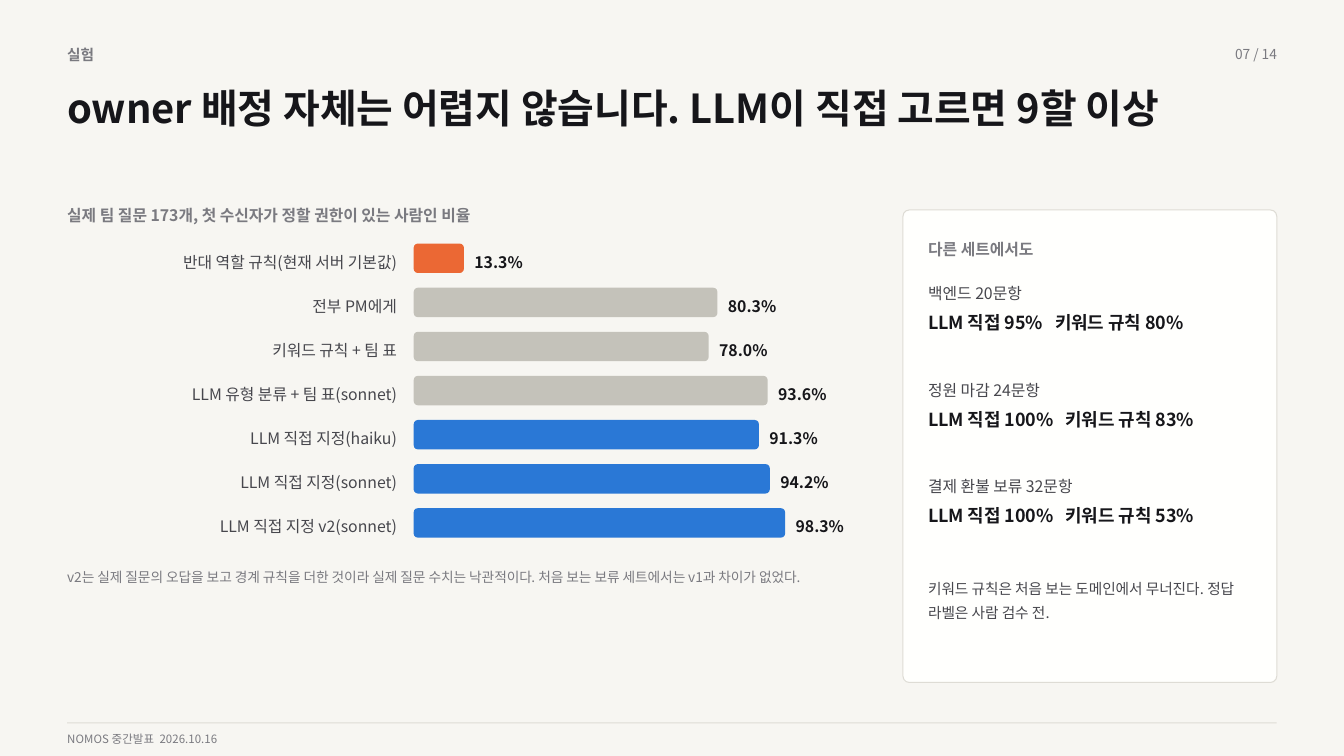
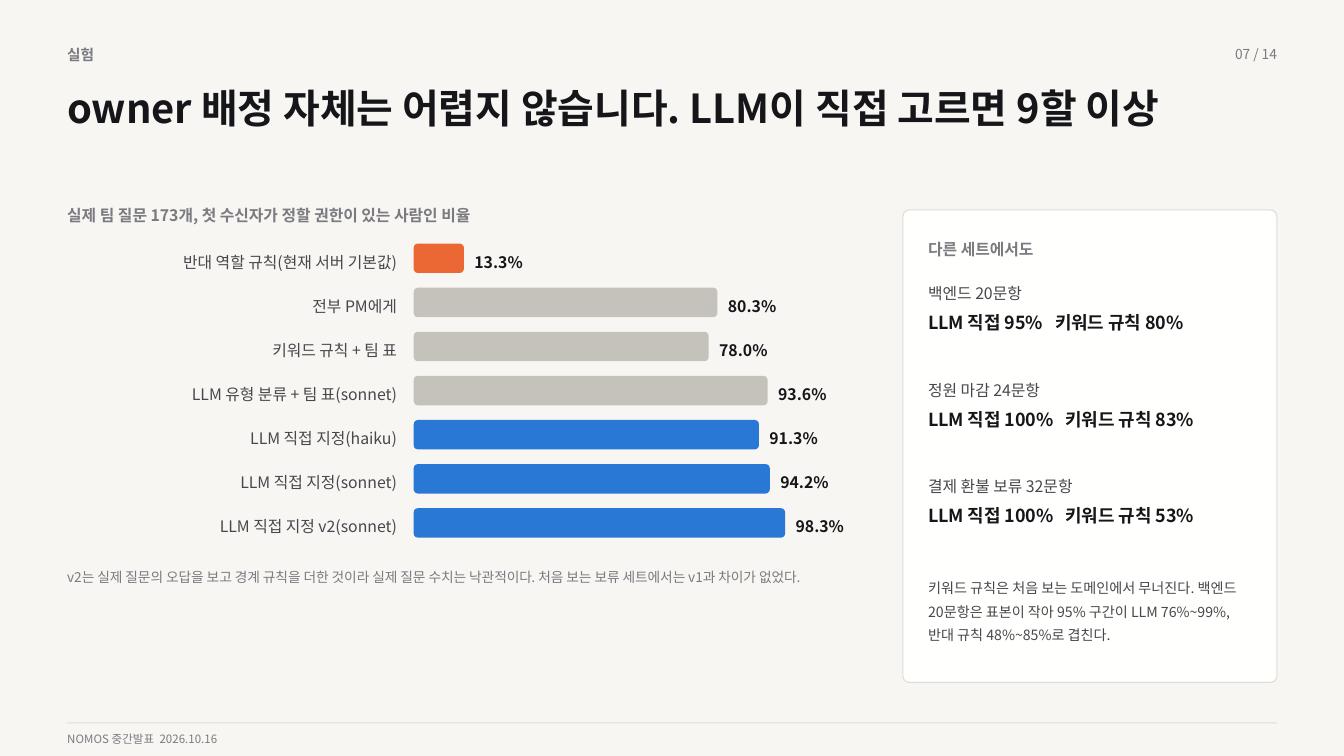
Before and after one commit to Capstone-NOMOS/frontend, a slide deck: slide 7 of docs/midterm/midterm-deck.pptx. Drawn at 1344x756 pixels with LibreOffice and Linux fonts; fonts in the diff are those of the drawing. Boxes give left, top, right and bottom in pixels: in the first picture for what was removed or moved away, otherwise in the second. Text is boxed around its words. In the diff, an @@ line names an element or a change of style, - is before the commit and + after.

```diff
--- a/docs/midterm/midterm-deck.pptx
+++ b/docs/midterm/midterm-deck.pptx
@@ text at <box>928,581,1237,641</box>: text changed; size 10.5 to 10.1 pt @@
-키워드 규칙은 처음 보는 도메인에서 무너진다. 정답 라벨은 사람 검수 전.
+키워드 규칙은 처음 보는 도메인에서 무너진다. 백엔드 20문항은 표본이 작아 95% 구간이 LLM 76%~99%, 반대 규칙 48%~85%로 겹친다.
```
Also in this commit, not shown: 3 other files.
